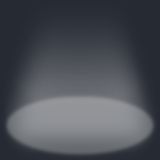
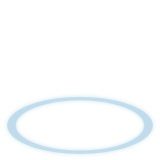
Before/after of a 160 × 160 layered artwork. What changed in the layer stack:
added layer "Spot circle" (1st of 2) above "Spotlight" over [7, 97, 153, 154]
hid group "Spotlight" (2 layers) over [1, 0, 159, 160]
hid "Grey" over [0, 0, 160, 160]
removed layer "Blue" over [0, 0, 160, 160]
